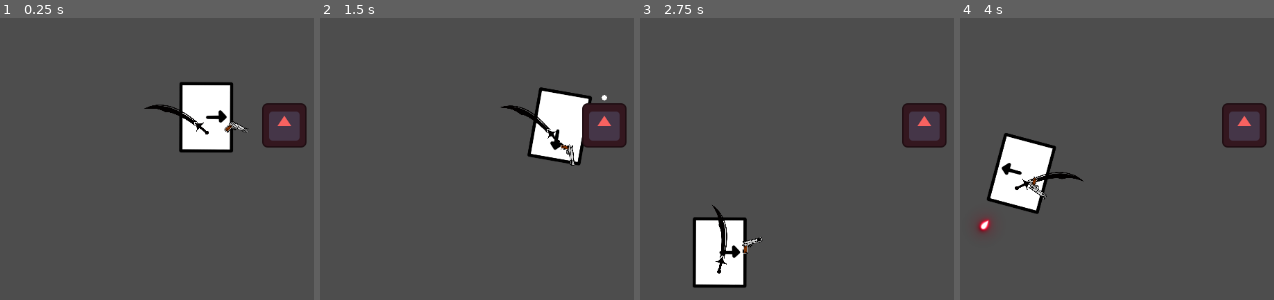
Above: before the commit, frames 1-4 (left to right).
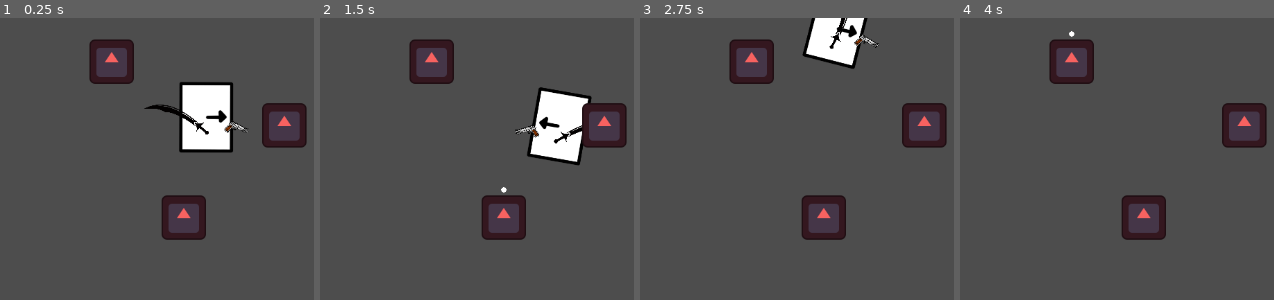
Above: after the commit, the same moments.

Repository: shafayatb/basic-2d-top-down-example
Game: Godot game, scene res://playground.tscn
The game is run twice, just before and just after one commit, with the same random seed, the same clock (stepped at 60 frames per second) and the same inputs. The project has no main scene, so this scene is started directly. The engine's default icon, where the game draws it, is replaced by a stand-in: a white triangle on a blue panel in a dark square.
Inputs (mouse positions are in pixels of both pictures, inside the frame that each line leads up to):
- Up to frame 1 (0.25 s): no input
- Up to frame 2 (1.5 s): move the mouse to (outside the picture) at 0.52 s; hold D (Right) 0.53-1.28 s; hold E (Target) 0.53-1.28 s; tap Q (SwitchTargets, bound only after the commit) at 0.8, 1.35 s; move the mouse to (558, 266) at 1.27 s; hold Down (Down) from 1.28 s (still down)
- Up to frame 3 (2.75 s): tap E (Target) at 1.55 s; move the mouse to (outside the picture) at 2.02 s; release Down (Down) at 2.03 s; hold D (Right) from 2.03 s (still down); hold Q (SwitchTargets, bound only after the commit) from 2.03 s (still down); click (outside the picture) at 2.1 s
- Up to frame 4 (4 s): move the mouse to (outside the picture) at 2.77 s; release D (Right) at 2.78 s; release Q (SwitchTargets, bound only after the commit) at 2.78 s; hold W (Up) 2.78-3.53 s; tap Ctrl (Dash) at 2.85 s; tap E (Target) at 3.05 s; move the mouse to (outside the picture) at 3.52 s; hold A (Left) from 3.53 s (still down); hold Q (SwitchTargets, bound only after the commit) from 3.53 s (still down); tap X (Shoot) at 3.6 s

The runs differ from the first frame. In frame 1, 2.7% of the frame differs, in the area x 28-66%, y 7-79%; in frame 2, 4.0%; in frame 3, 9.9%, in the area x 16-77%, y 0-96%; in frame 4, 7.4%.

Commit message:
10a. Lock on targets and target switching

Diff:
--- a/enemy/enemy.gd
+++ b/enemy/enemy.gd
@@ -6,6 +6,8 @@
 @onready var reticle: Sprite2D = $Reticle
 
 @export var health: float = 3.0
+
+signal died(enemy: Node2D)
 
 var speed: float = 180.0
 
@@ -32,6 +34,7 @@
 	animation_player.play("take_damage")
 	health -= weapon_damage
 	if health <= 0.0:
+		died.emit(self)
 		queue_free()
 
 func targated(is_target: bool):
--- a/guns/gun.gd
+++ b/guns/gun.gd
@@ -10,12 +10,21 @@
 
 var can_shoot: bool = true
 
+var player: CharacterBody2D
+var target_position: Vector2
+
 func _ready() -> void:
+	player = get_tree().get_first_node_in_group("Player")
 	shoot_timer.connect("timeout", _shoot_timeout)
 	shoot_timer.wait_time = time_betweem_shot
 
 func _physics_process(delta: float) -> void:
-	var target_angle = (get_global_mouse_position() - global_position).angle()
+	if player.is_targeted and player.current_target and is_instance_valid(player.current_target):
+		target_position = player.current_target.global_position
+	else:
+		target_position = get_global_mouse_position()
+
+	var target_angle = (target_position - global_position).angle()
 	var parent_scale_x = get_parent().scale.x
 	if parent_scale_x < 0:
 		target_angle = PI - target_angle
--- a/node_state_machine/idle_state.gd
+++ b/node_state_machine/idle_state.gd
@@ -8,10 +8,23 @@
 
 func enter():
 	print("IDLE STATE")
-	player = state_machine.get_parent()
+	player = get_tree().get_first_node_in_group("Player")
 	player.velocity = Vector2.ZERO
 	player.playback.travel("Idle")
-	player.animation_tree["parameters/Idle/blend_position"] = player.last_facing_x
+
+	if player.is_targeted and player.current_target and is_instance_valid(player.current_target):
+		var facing_dir = player.get_facing_direction_to_enemy()
+		player.last_facing_x = facing_dir
+		player.animation_tree["parameters/Idle/blend_position"] = facing_dir
+	else:
+		player.animation_tree["parameters/Idle/blend_position"] = player.last_facing_x
+
+func physics_update(_delta: float):
+	if player.is_targeted and player.current_target and is_instance_valid(player.current_target):
+		var facing_dir = player.get_facing_direction_to_enemy()
+		if facing_dir != player.last_facing_x:
+			player.last_facing_x = facing_dir
+			player.animation_tree["parameters/Idle/blend_position"] = facing_dir
 
 func handle_input(event: InputEvent):
 	if Input.is_action_just_pressed("Dash"):
--- a/node_state_machine/walk_state.gd
+++ b/node_state_machine/walk_state.gd
@@ -10,11 +10,10 @@
 var player: CharacterBody2D
 
 func enter():
-	player = state_machine.get_parent()
+	player = get_tree().get_first_node_in_group("Player")
 	player.playback.travel("Move")
 
 func physics_update(delta: float):
-	var character = state_machine.get_parent()
 	var direction = Vector2(
 		Input.get_action_strength("Right") - Input.get_action_strength("Left"),
 		Input.get_action_strength("Down") - Input.get_action_strength("Up")
@@ -28,12 +27,20 @@
 			return
 
 	player.input_direction = direction
-	player.animation_tree["parameters/Move/blend_position"] = direction
+
+	if player.is_targeted and player.current_target and is_instance_valid(player.current_target):
+		var facing_dir = player.get_facing_direction_to_enemy()
+		player.last_facing_x = facing_dir
+		var locked_blend = Vector2(facing_dir, direction.y)
+		player.animation_tree["parameters/Move/blend_position"] = locked_blend
+	else:
+		player.animation_tree["parameters/Move/blend_position"] = direction
+		if direction.x != 0:
+			player.last_facing_x = sign(direction.x)
 	var acc_weight = delta * ACCELERATION
-	character.velocity = lerp(character.velocity, direction * MAX_SPEED, acc_weight)
-	if direction.x != 0:
-		player.last_facing_x = sign(direction.x)
-	character.move_and_slide()
+	player.velocity = lerp(player.velocity, direction * MAX_SPEED, acc_weight)
+
+	player.move_and_slide()
 
 func handle_input(event: InputEvent):
 	if Input.is_action_just_pressed("Dash"):
--- a/player/player.gd
+++ b/player/player.gd
@@ -10,10 +10,15 @@
 
 var input_direction: Vector2 = Vector2.ZERO
 var last_facing_x: float = 1.0
-var enemy: Node2D
+
+var enemies_in_range: Array[Node2D] = []
+var current_target: Node2D = null
+var current_target_index: int = -1
 var is_targeted: bool = false
 
-const sword_slash_preload = preload("res://attacks/sword_slash.tscn")
+var targeted_enemy: Node2D:
+	get:
+		return current_target
 
 func _ready() -> void:
 	animation_tree.active = true
@@ -22,15 +27,101 @@
 
 func enemy_entered(body: Node2D):
 	if body.is_in_group("enemy"):
-		enemy = body
+		enemies_in_range.append(body)
+		if body.has_signal("died"):
+			body.died.connect(_on_enemy_death)
+
+func _on_enemy_death(enemy: Node2D) -> void:
+	enemies_in_range.erase(enemy)
+	if enemy == current_target:
+		current_target = null
+		current_target_index = -1
+		if is_targeted and enemies_in_range.size() > 0:
+			_selected_closest_target()
+		else:
+			is_targeted = false
 
 func enemy_exited(body: Node2D):
 	if body.is_in_group("enemy"):
-		enemy = null
-		body.targated(false)
+		enemies_in_range.erase(body)
+
+		if body == current_target:
+			body.targated(false)
+			current_target = null
+			current_target_index = -1
+
+			if is_targeted and enemies_in_range.size() > 0:
+				_selected_closest_target()
+			else:
+				is_targeted = false
 
 func _input(event: InputEvent) -> void:
 	if event.is_action_pressed("Target"):
-		if enemy:
-			is_targeted = !is_targeted
-			enemy.targated(is_targeted)
+		if is_targeted:
+			_clear_target()
+		else:
+			_selected_closest_target()
+
+	if event.is_action_pressed("SwitchTargets") and is_targeted:
+		_switch_to_next_target()
+
+func _selected_closest_target():
+	if enemies_in_range.is_empty():
+		return
+
+	var closest_enemy: Node2D = null
+	var closest_distance: float = INF
+
+	for enemy in enemies_in_range:
+		if not is_instance_valid(enemy):
+			continue
+		var distance = global_position.distance_to(enemy.global_position)
+		if distance < closest_distance:
+			closest_distance = distance
+			closest_enemy = enemy
+
+	if closest_enemy:
+		_set_target(closest_enemy)
+
+func _switch_to_next_target():
+	if enemies_in_range.is_empty():
+		_clear_target()
+		return
+
+	enemies_in_range = enemies_in_range.filter(func(e): return is_instance_valid(e))
+
+	if enemies_in_range.is_empty():
+		_clear_target()
+		return
+
+	if current_target and is_instance_valid(current_target):
+		current_target.targated(false)
+
+	current_target_index = (current_target_index + 1) % enemies_in_range.size()
+	_set_target(enemies_in_range[current_target_index])
+
+func _set_target(closest_enemy: Node2D):
+	if current_target and is_instance_valid(current_target):
+		current_target.targated(false)
+
+	current_target = closest_enemy
+	current_target_index = enemies_in_range.find(closest_enemy)
+	is_targeted = true
+	current_target.targated(true)
+
+func _clear_target():
+	if current_target and is_instance_valid(current_target):
+		current_target.targated(false)
+	current_target = null
+	current_target_index = -1
+	is_targeted = false
+
+func get_direction_to_enemy() -> Vector2:
+	if is_targeted and current_target and is_instance_valid(current_target):
+		return (current_target.global_position - global_position).normalized()
+	return Vector2.ZERO
+
+func get_facing_direction_to_enemy() -> float:
+	if is_targeted and current_target and is_instance_valid(current_target):
+		return sign(current_target.global_position.x - global_position.x)
+	return last_facing_x
--- a/playground.tscn
+++ b/playground.tscn
@@ -10,3 +10,9 @@
 
 [node name="Enemy" parent="." instance=ExtResource("2_wt17y")]
 position = Vector2(410, 155)
+
+[node name="Enemy2" parent="." instance=ExtResource("2_wt17y")]
+position = Vector2(161, 63)
+
+[node name="Enemy3" parent="." instance=ExtResource("2_wt17y")]
+position = Vector2(265, 288)
--- a/project.godot
+++ b/project.godot
@@ -73,6 +73,12 @@
 , Object(InputEventKey,"resource_local_to_scene":false,"resource_name":"","device":-1,"window_id":0,"alt_pressed":false …(186 unchanged characters)…
 ]
 }
+SwitchTargets={
+"deadzone": 0.2,
+"events": [Object(InputEventKey,"resource_local_to_scene":false,"resource_name":"","device":-1,"window_id":0,"alt_pressed":false,"shift_pressed":false,"ctrl_pressed":false,"meta_pressed":false,"pressed":false,"keycode":0,"physical_keycode":81,"key_label":0,"unicode":113,"location":0,"echo":false,"script":null)
+, Object(InputEventMouseButton,"resource_local_to_scene":false,"resource_name":"","device":-1,"window_id":0,"alt_pressed":false,"shift_pressed":false,"ctrl_pressed":false,"meta_pressed":false,"button_mask":0,"position":Vector2(0, 0),"global_position":Vector2(0, 0),"factor":1.0,"button_index":4,"canceled":false,"pressed":false,"double_click":false,"script":null)
+]
+}
 
 [rendering]
 
